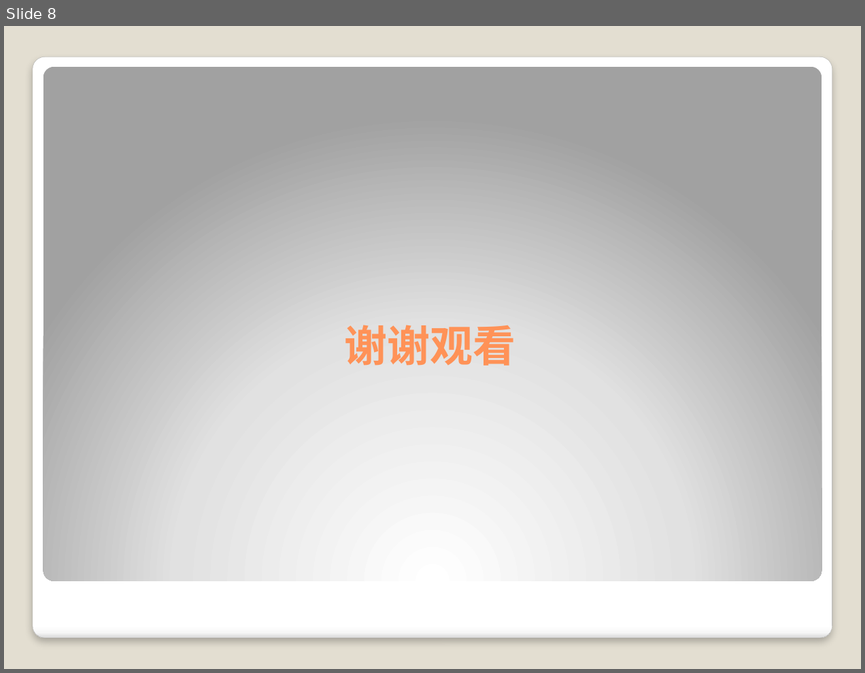
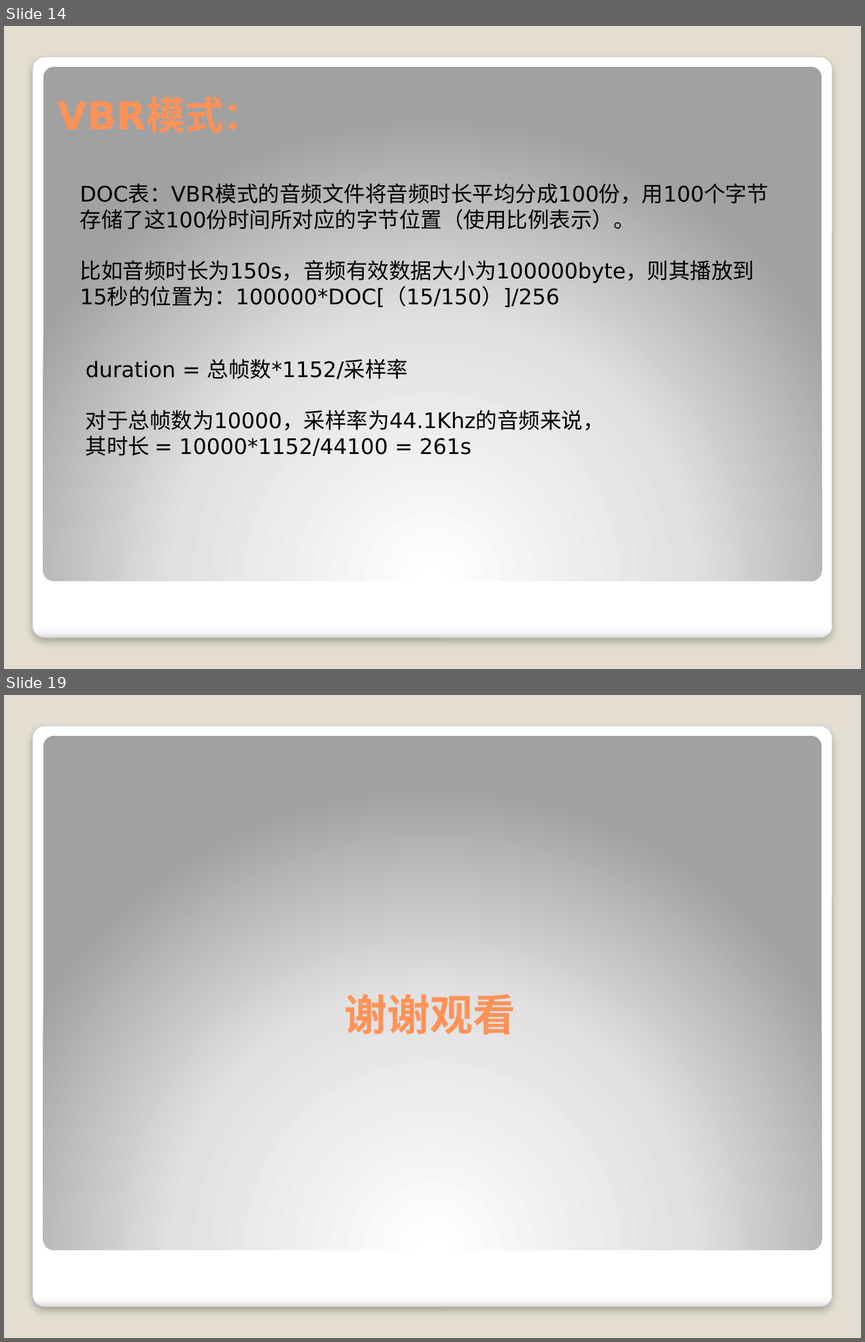
Before and after one commit to wanls4583/mp3player, a slide deck: AudioContext.pptx. Shown one above the other, each under a label of ours: slide 8 before the commit, slides 14 and 19 after it; the slides between them are not shown. The pictures are 865x673 and 865x1342 pixels, drawn with LibreOffice and Linux fonts; fonts in the diff are those of the drawing. Boxes give left, top, right and bottom in pixels: in the first picture for what was removed or moved away, otherwise in the second. Text is boxed around its words. In the diff, an @@ line names an element or a change of style, - is before the commit and + after.

```diff
--- a/AudioContext.pptx
+++ b/AudioContext.pptx
@@ slide 14 added at box(4, 26, 861, 669), background #E3DED1; not listed: 2 template elements that a slide beside it also shows @@
@@ text added at box(80, 184, 768, 307), 18 pt, text #000000 @@
+DOC表：VBR模式的音频文件将音频时长平均分成100份，用100个字节存储了这100份时间所对应的字节位置（使用比例表示）。
+比如音频时长为150s，音频有效数据大小为100000byte，则其播放到15秒的位置为：100000*DOC[（15/150）]/256
@@ text added at box(86, 359, 604, 456), 18 pt, text #000000 @@
+duration = 总帧数*1152/采样率
+对于总帧数为10000，采样率为44.1Khz的音频来说，
+其时长 = 10000*1152/44100 = 261s
@@ what was slide 8 is now slide 19 @@
```
Also in this commit, not shown: 5 slides changed, 12 other slides added, 2 slides removed, 5 other files.
